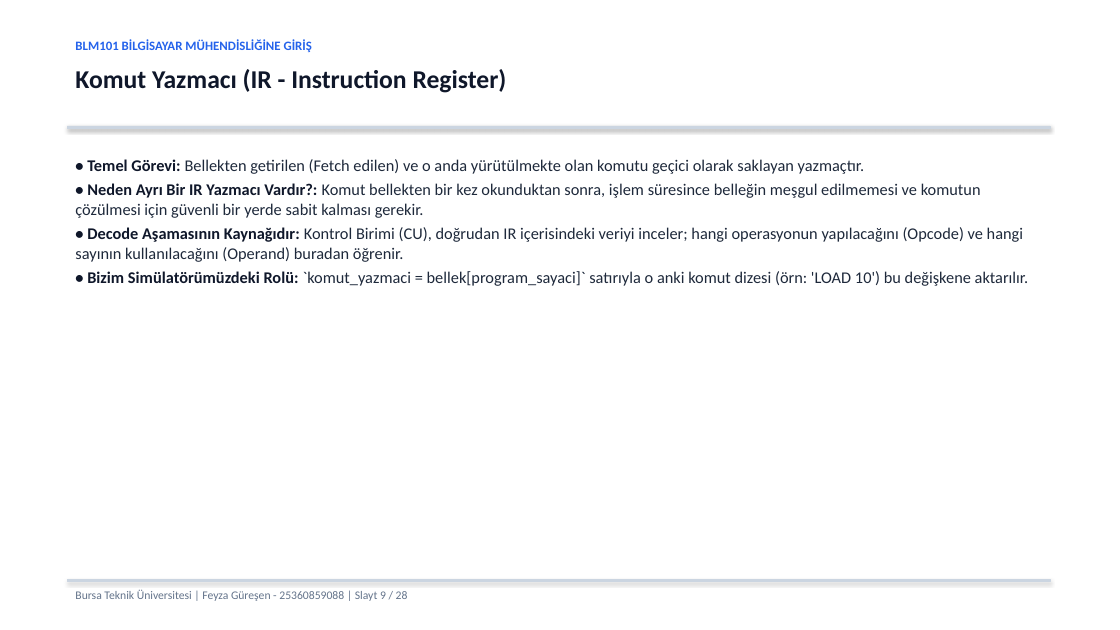
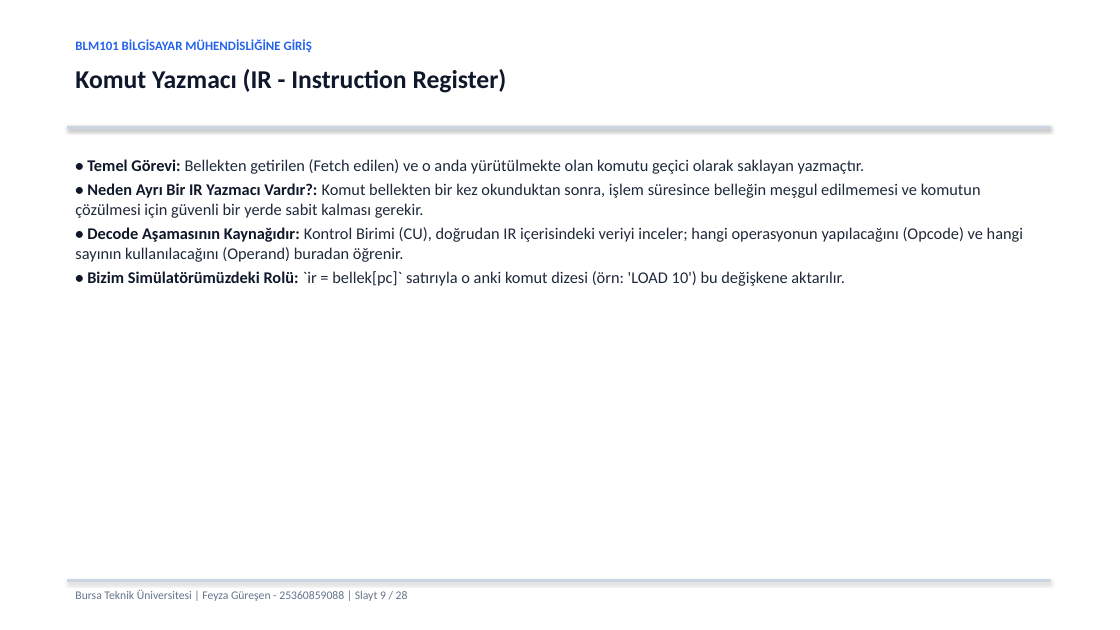
Before and after one commit to feyzaguresen/BLM101_25360859088_FeyzaGuresen, a slide deck: slide 9 of sunum.pptx. Drawn at 1120x630 pixels with LibreOffice and Linux fonts; fonts in the diff are those of the drawing. Boxes give left, top, right and bottom in pixels: in the first picture for what was removed or moved away, otherwise in the second. Text is boxed around its words. In the diff, an @@ line names an element or a change of style, - is before the commit and + after.

```diff
--- a/sunum.pptx
+++ b/sunum.pptx
@@ text at (x1=87, y1=271, x2=844, y2=286): text changed @@
-• Bizim Simülatörümüzdeki Rolü: `komut_yazmaci = bellek[program_sayaci]` satırıyla o anki komut dizesi (örn: 'LOAD 10') bu değişkene aktarılır.
+• Bizim Simülatörümüzdeki Rolü: `ir = bellek[pc]` satırıyla o anki komut dizesi (örn: 'LOAD 10') bu değişkene aktarılır.
```
Also in this commit, not shown: 12 other slides changed, 3 other files.
